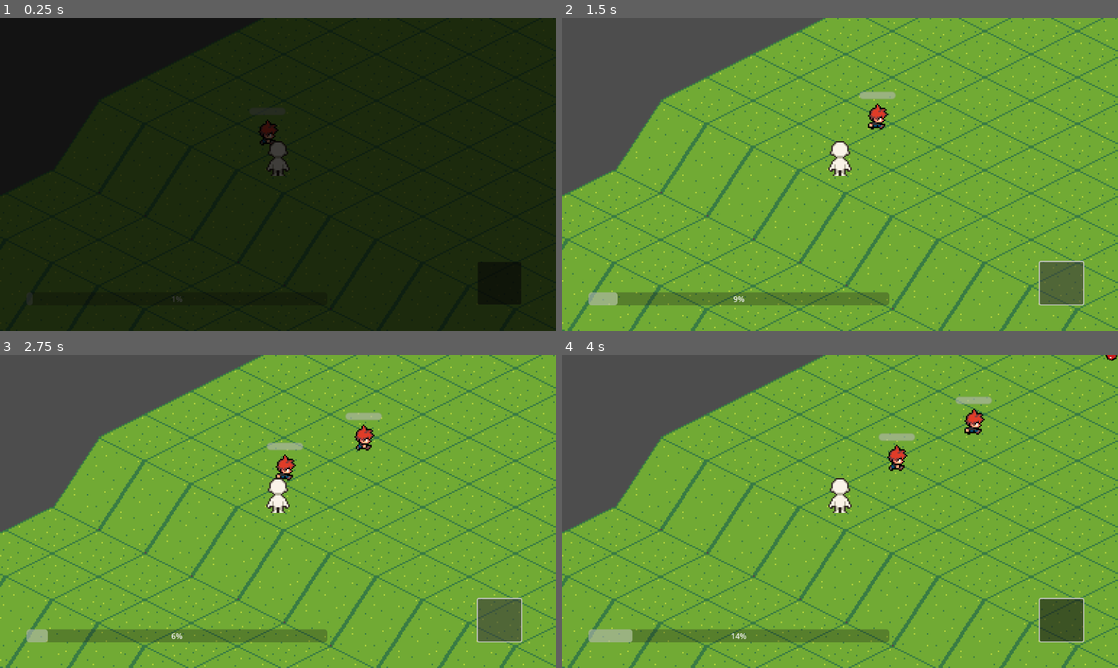
Above: before the commit, frames 1-4 (two rows, left to right).
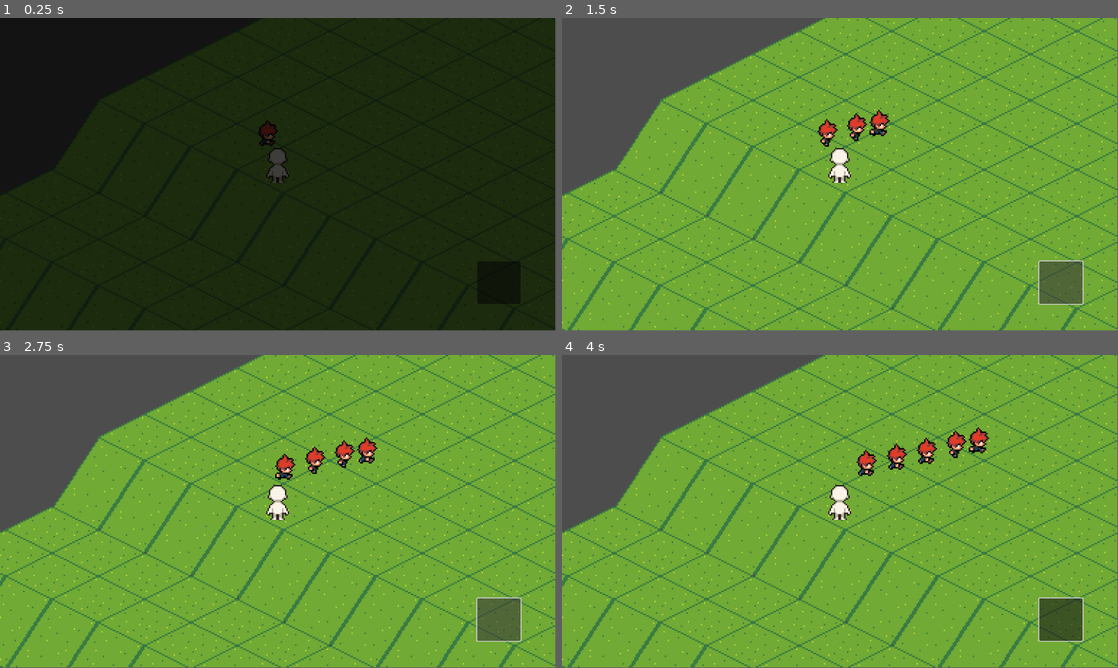
Above: after the commit, the same moments.

Repository: KokonutGamer/CSS-385-Project
Game: Godot game, scene res://src/levels/test_scene.tscn
Same seed, same stepped clock (60 frames per second), same inputs: the game is played once before the commit and once after it. This scene is started directly instead of the project's main scene.
Inputs (mouse positions are in pixels of both pictures, inside the frame that each line leads up to):
- Up to frame 1 (0.25 s): no input
- Up to frame 2 (1.5 s): click (1062, 284) at 0.5 s; click (1062, 284) at 1.25 s
- Up to frame 3 (2.75 s): click (500, 621) at 2 s
- Up to frame 4 (4 s): tap Enter at 2.75 s; move the mouse to (962, 495) at 2.77 s; click (962, 495) at 2.92 s; move the mouse to (728, 527) at 3.52 s; click (728, 527) at 3.67 s
In our replay, the window is 800x450 before the commit and 799x449 after it. These sizes can differ from the game's own. Grey fills any space a smaller window leaves; there, only what the larger window draws over its background counts as a difference.

The runs differ from the first frame. In frame 1, 0.3% of the frame differs, in the area x 31-94%, y 32-94%; in frame 2, 8.1%; in frame 3, 8.4%; in frame 4, 8.8%, in the area x 0-100%, y 0-100%.

Commit message:
Revert "Program 5"

Diff:
--- a/project.godot
+++ b/project.godot
@@ -14,10 +14,6 @@
 run/main_scene="uid://dm8r78mdrx4dx"
 config/features=PackedStringArray("4.5", "Forward Plus")
 config/icon="res://icon.svg"
-
-[display]
-
-window/stretch/mode="viewport"
 
 [input]
 
--- a/src/allies/ally_minion.gd
+++ b/src/allies/ally_minion.gd
@@ -2,9 +2,6 @@
 class_name AllyMinion
 
 @onready var navigation_agent : NavigationAgent2D = $NavigationAgent2D
-@onready var health_component : HealthComponent = $HealthComponent
-@onready var hurtbox : Hurtbox = $Hurtbox
-@onready var hitbox : Hitbox = $"Weapon/Hitbox"
 @export var target : StaticBody2D
 
 const MOVEMENT_SPEED := 28.0
@@ -12,23 +9,9 @@
 var attacking := false
 
 var current_state : State
-var offset : Vector2
 
-func _ready() -> void:
-	add_to_group("allies")
-	health_component.health_depleted.connect(queue_free)
-	hitbox.collision_layer = 1
-	hitbox.collision_mask = 1 << 3
-	hurtbox.collision_layer = 1 << 1
-	hurtbox.collision_mask = 1 << 2
-
-	# calculate random offset to avoid staggering
-	var radius = 32.0
-	var angle = randf() * TAU
-	offset = Vector2(cos(angle), sin(angle)) * radius
-
-func move_towards(move_target: Vector2, _delta: float) -> void:
-	var dir := move_target + offset - global_position
+func move_towards(target: Vector2, delta: float) -> void:
+	var dir := target - global_position
 	if dir.length() > 0.01:
 		velocity = dir.normalized() * MOVEMENT_SPEED
 	else:
--- a/src/allies/ally_minion.tscn
+++ b/src/allies/ally_minion.tscn
@@ -11,7 +11,6 @@
 [ext_resource type="Script" uid="uid://cy2hx323a5kvg" path="res://src/allies/chasing.gd" id="8_at6hk"]
 [ext_resource type="Script" uid="uid://dy7bgaj0gx0io" path="res://src/core/health_component.gd" id="9_miquy"]
 [ext_resource type="Script" uid="uid://mbpcncaqb553" path="res://src/allies/attacking.gd" id="9_q583r"]
-[ext_resource type="Script" uid="uid://ijemlqgp5uhw" path="res://src/core/health_bar.gd" id="12_ylq88"]
 
 [sub_resource type="CircleShape2D" id="CircleShape2D_p6pu4"]
 radius = 5.0990195
@@ -1332,7 +1331,7 @@
 tree_root = SubResource("AnimationNodeStateMachine_khete")
 advance_expression_base_node = NodePath("..")
 anim_player = NodePath("../AnimationPlayer")
-parameters/Attack/blend_position = Vector2(-0.02197802, -0.44508672)
+parameters/Attack/blend_position = Vector2(-0.038619578, -0.7286012)
 parameters/Idle/blend_position = Vector2(0, 0)
 parameters/Walk/blend_position = Vector2(-0.0007304549, 0.0020877123)
 
@@ -1383,14 +1382,3 @@
 metadata/_custom_type_script = "uid://dy7bgaj0gx0io"
 
 [node name="NavigationAgent2D" type="NavigationAgent2D" parent="."]
-
-[node name="HealthBar" type="ProgressBar" parent="."]
-texture_filter = 1
-offset_left = -12.0
-offset_top = -23.0
-offset_right = 13.0
-offset_bottom = -18.0
-theme_override_font_sizes/font_size = 16
-step = 1.0
-show_percentage = false
-script = ExtResource("12_ylq88")
--- a/src/allies/attacking.gd
+++ b/src/allies/attacking.gd
@@ -2,10 +2,6 @@
 
 func enter(previous_state_path: String, data := {}) -> void:
 	minion.attacking = true
-	var direction = minion.global_position.direction_to(\
-	minion.target.global_position).normalized()
-	minion.get_node("AnimationTree").set("parameters/Attack/blend_position", direction)
-
 	print(owner.name + " is attacking")
 
 # TODO implement attack logic
--- a/src/allies/chasing.gd
+++ b/src/allies/chasing.gd
@@ -4,7 +4,7 @@
 	minion.attacking = false
 
 func physics_update(_delta: float) -> void:
-	minion.navigation_agent.target_position = minion.target.global_position + minion.offset
+	minion.navigation_agent.target_position = minion.target.global_position
 	minion.velocity = minion.global_position.direction_to(\
 	minion.navigation_agent.get_next_path_position()) * minion.MOVEMENT_SPEED
 	minion.move_and_slide()
--- a/src/core/health_bar.gd
+++ /dev/null
@@ -1,19 +0,0 @@
-extends ProgressBar
-
-@onready var health_component = get_node("../HealthComponent")  # Adjust path as needed
-
-func _ready() -> void:
-	health_component.health_changed.connect(_on_health_component_health_changed)
-	health_component.max_health_changed.connect(_on_health_component_max_health_changed)
-
-	# Set initial values
-	max_value = health_component.max_health
-	value = health_component.health
-
-func _on_health_component_health_changed(_diff: float) -> void:
-	value = health_component.health
-	print("Health changed")
-
-func _on_health_component_max_health_changed(_diff: float) -> void:
-	max_value = health_component.max_health
-	print("Max value changed")
--- a/src/core/health_component.gd
+++ b/src/core/health_component.gd
@@ -14,17 +14,14 @@
 	# i.e. max health limit, checks to restrict to only strict upgrades
 	var diff = max_health - value
 	max_health = value
-	print("Set max health:", value)
 	max_health_changed.emit(diff)
 
 func get_max_health() -> float:
-	print("Get max health:", max_health)
 	return max_health
 
 func set_health(value: float) -> void:
 	var diff = health - value
 	health = value
-	print("Set health:", value)
 	health_changed.emit(diff)
 
 	# This entity has died :(
@@ -32,5 +29,4 @@
 		health_depleted.emit()
 
 func get_health() -> float:
-	print("Get health:", health)
 	return health
--- a/src/core/hurtbox.gd
+++ b/src/core/hurtbox.gd
@@ -16,4 +16,3 @@
 	if hitbox:
 		health_component.health -= hitbox.damage
 		print(owner.name + " is under attack!")
-		print("%s took %s damage" % [owner.name, hitbox.damage])
--- a/src/levels/heads_up_display.gd
+++ b/src/levels/heads_up_display.gd
@@ -6,13 +6,9 @@
 
 @onready var minion = preload("res://src/allies/ally_minion.tscn")
 @onready var main = get_tree().get_root().get_node("TestScene")
-@onready var morale_gauge := $MoraleGauge
 
 func _on_spawn_button_pressed() -> void:
-	var minion_cost = 10.0
-	if(morale_gauge.current_morale >= minion_cost):
-		morale_gauge.current_morale -= minion_cost
-		var instance = minion.instantiate()
-		instance.global_position = spawn_position
-		instance.target = target
-		main.add_child.call_deferred(instance)
+	var instance = minion.instantiate()
+	instance.global_position = spawn_position
+	instance.target = target
+	main.add_child.call_deferred(instance)
--- a/src/levels/heads_up_display.tscn
+++ b/src/levels/heads_up_display.tscn
@@ -1,7 +1,6 @@
-[gd_scene load_steps=3 format=3 uid="uid://cktifyra5t566"]
+[gd_scene load_steps=2 format=3 uid="uid://cktifyra5t566"]
 
 [ext_resource type="Script" uid="uid://dci2uppftbqsm" path="res://src/levels/heads_up_display.gd" id="1_tw6gi"]
-[ext_resource type="Script" uid="uid://c05sgqg3boros" path="res://src/levels/morale_gauge.gd" id="2_qir5s"]
 
 [node name="HeadsUpDisplay" type="Control"]
 layout_mode = 3
@@ -15,12 +14,4 @@
 offset_right = 1080.0
 offset_bottom = 593.0
 
-[node name="MoraleGauge" type="ProgressBar" parent="."]
-layout_mode = 0
-offset_left = 55.0
-offset_top = 568.0
-offset_right = 678.0
-offset_bottom = 595.0
-script = ExtResource("2_qir5s")
-
 [connection signal="pressed" from="SpawnButton" to="." method="_on_spawn_button_pressed"]
--- a/src/levels/morale_gauge.gd
+++ /dev/null
@@ -1,14 +0,0 @@
-extends ProgressBar
-
-@export var morale_per_second: float = 6.0
-@export var max_morale: float = 100.0
-
-var current_morale: float = 0.0
-
-func _ready() -> void:
-	max_value = max_morale
-
-func _process(delta: float) -> void:
-	current_morale += morale_per_second * delta
-	current_morale = clamp(current_morale, 0, max_morale)
-	value = current_morale
--- a/src/levels/test_scene.tscn
+++ b/src/levels/test_scene.tscn
@@ -108,7 +108,6 @@
 height = 84.0
 
 [node name="TestScene" type="Node2D"]
-y_sort_enabled = true
 script = ExtResource("1_m1wh6")
 
 [node name="TileMapLayer" type="TileMapLayer" parent="."]
@@ -136,10 +135,10 @@
 target = NodePath("../NavigationRegion2D/Tower")
 
 [node name="NavigationRegion2D" type="NavigationRegion2D" parent="."]
-y_sort_enabled = true
 navigation_polygon = SubResource("NavigationPolygon_vgf4w")
 
 [node name="Tower" type="StaticBody2D" parent="NavigationRegion2D"]
+z_index = -1
 position = Vector2(97, -16)
 script = ExtResource("5_pjq1b")
 projectile_spawn_position = Vector2(0, -80)
--- a/src/player/player.tscn
+++ b/src/player/player.tscn
@@ -750,7 +750,6 @@
 script = ExtResource("1_yewv4")
 
 [node name="FloorCollider" type="CollisionShape2D" parent="."]
-position = Vector2(0, -5)
 shape = SubResource("CircleShape2D_yewv4")
 
 [node name="Hurtbox" type="Area2D" parent="." node_paths=PackedStringArray("health_component")]
@@ -759,7 +758,7 @@
 health_component = NodePath("../HealthComponent")
 
 [node name="HurtboxShape" type="CollisionShape2D" parent="Hurtbox"]
-position = Vector2(0, -11)
+position = Vector2(0, -6)
 shape = SubResource("CapsuleShape2D_atpat")
 
 [node name="AnimationPlayer" type="AnimationPlayer" parent="."]
@@ -775,8 +774,9 @@
 parameters/Walk/blend_position = Vector2(-0.0007304549, 0.8371607)
 
 [node name="Sprite2D" type="Sprite2D" parent="."]
+z_index = 2
 texture_filter = 1
-position = Vector2(0, -15)
+position = Vector2(0, -10)
 texture = ExtResource("3_dyp2m")
 hframes = 4
 vframes = 5
--- a/src/towers/projectile.gd
+++ b/src/towers/projectile.gd
@@ -1,53 +1,15 @@
 extends CharacterBody2D
 
-@onready var hitbox : Hitbox = $Hitbox
-@onready var hurtbox : Hurtbox = $Hurtbox
-@export var SPEED = 96
+@export var SPEED = 64
 
 var dir : float
 var spawn_position : Vector2
 var spawn_rotation : float
-var target: Node2D = null
 
 func _ready() -> void:
 	global_position = spawn_position
 	global_rotation = spawn_rotation
-	hitbox.collision_layer = 1 << 2
-	hitbox.collision_mask = 1 << 1 # detect ally hurtbox
-	hurtbox.collision_layer = 1 << 3
-	hurtbox.collision_mask = 1 << 1 # detect ally hurtbox (unique to this case)
-
-	# find target
-	target = find_closest_target()
-	if target:
-		look_at(target.global_position)
-
-func find_closest_target() -> Node2D:
-	var candidates = []
-	for node in get_tree().get_nodes_in_group("allies"):
-		if node.is_inside_tree():
-			candidates.append(node)
-
-	if candidates.is_empty():
-		return null
-
-	var closest = candidates[0]
-	var min_distance = global_position.distance_to(closest.global_position)
-
-	for node in candidates:
-		var dist = global_position.distance_to(node.global_position)
-		if dist < min_distance:
-			closest = node
-			min_distance = dist
-
-	return closest
 
 func _physics_process(_delta: float) -> void:
-	if target and target.is_inside_tree():
-		var dir_vector = (target.global_position - global_position).normalized()
-		rotation = dir_vector.angle()
-		velocity = dir_vector * SPEED
-	else:
-		target = find_closest_target()
-
+	velocity = Vector2(0, -SPEED).rotated(deg_to_rad(dir))
 	move_and_slide()
--- a/src/towers/projectile.tscn
+++ b/src/towers/projectile.tscn
@@ -1,17 +1,13 @@
-[gd_scene load_steps=8 format=3 uid="uid://b8dex3q4oht20"]
+[gd_scene load_steps=6 format=3 uid="uid://b8dex3q4oht20"]
 
 [ext_resource type="Texture2D" uid="uid://bdvvsmpndm8bd" path="res://assets/sprites/red-ball.png" id="1_c8fcr"]
 [ext_resource type="Script" uid="uid://cusng85k82drg" path="res://src/towers/projectile.gd" id="1_q3m7n"]
 [ext_resource type="Script" uid="uid://cjlvaq0dxdi0c" path="res://src/towers/projectile_hurtbox.gd" id="3_r7t62"]
-[ext_resource type="Script" uid="uid://csn56l1a70oqy" path="res://src/core/hitbox.gd" id="4_80o37"]
 
 [sub_resource type="CircleShape2D" id="CircleShape2D_c8fcr"]
 radius = 4.0
 
 [sub_resource type="CircleShape2D" id="CircleShape2D_80o37"]
-radius = 4.1231055
-
-[sub_resource type="CircleShape2D" id="CircleShape2D_fueh6"]
 radius = 4.1231055
 
 [node name="Projectile" type="CharacterBody2D"]
@@ -32,11 +28,3 @@
 
 [node name="HurtboxShape" type="CollisionShape2D" parent="Hurtbox"]
 shape = SubResource("CircleShape2D_80o37")
-
-[node name="Hitbox" type="Area2D" parent="."]
-script = ExtResource("4_80o37")
-damage = 4.0
-metadata/_custom_type_script = "uid://csn56l1a70oqy"
-
-[node name="HitboxShape" type="CollisionShape2D" parent="Hitbox"]
-shape = SubResource("CircleShape2D_fueh6")
--- a/src/ui/title_screen.tscn
+++ b/src/ui/title_screen.tscn
@@ -21,52 +21,34 @@
 grow_vertical = 2
 script = ExtResource("1_fgkus")
 
-[node name="CenterContainer" type="CenterContainer" parent="."]
-layout_mode = 0
-offset_right = 1152.0
-offset_bottom = 648.0
-
-[node name="TitleScreenAudioStreamPlayer" type="AudioStreamPlayer" parent="."]
-stream = ExtResource("2_de0mb")
-volume_db = -16.0
-autoplay = true
-
-[node name="StartSound" type="AudioStreamPlayer" parent="."]
-stream = ExtResource("3_ub6rd")
-volume_db = -16.0
-
-[node name="StartTimer" type="Timer" parent="."]
-one_shot = true
-
-[node name="Fade" parent="." instance=ExtResource("4_cfp8e")]
-
 [node name="Title" type="Label" parent="."]
-layout_mode = 0
-offset_left = 255.0
-offset_top = 278.0
-offset_right = 896.0
-offset_bottom = 369.0
+layout_mode = 1
+anchors_preset = 14
+anchor_top = 0.5
+anchor_right = 1.0
+anchor_bottom = 0.5
+offset_top = -45.5
+offset_bottom = 45.5
 grow_horizontal = 2
 grow_vertical = 2
 theme = SubResource("Theme_fgkus")
 text = "Isekai Castle Crusaders"
 horizontal_alignment = 1
 
-[node name="HBoxContainer" type="HBoxContainer" parent="."]
+[node name="StartButton" type="Button" parent="."]
 layout_mode = 0
-offset_top = 448.0
-offset_right = 1152.0
-offset_bottom = 500.0
-alignment = 1
-
-[node name="StartButton" type="Button" parent="HBoxContainer"]
-custom_minimum_size = Vector2(140, 0)
-layout_mode = 2
+offset_left = 273.0
+offset_top = 444.0
+offset_right = 448.0
+offset_bottom = 519.0
 text = "Start"
 
-[node name="SettingsButton" type="Button" parent="HBoxContainer"]
-custom_minimum_size = Vector2(140, 0)
-layout_mode = 2
+[node name="SettingsButton" type="Button" parent="."]
+layout_mode = 0
+offset_left = 722.0
+offset_top = 439.0
+offset_right = 897.0
+offset_bottom = 514.0
 text = "Settings"
 
 [node name="TitleScreenAudioStreamPlayer" type="AudioStreamPlayer" parent="."]
Not shown: 1 places in src/allies/ally_minion.tscn that only renumber resources
Not shown, removed: src/core/health_bar.gd.uid
Not shown, removed: src/levels/morale_gauge.gd.uid
Not shown, changed: docs/Isekai Castle Crusaders - 80%.mp4
Not shown, removed: docs/credits.md
